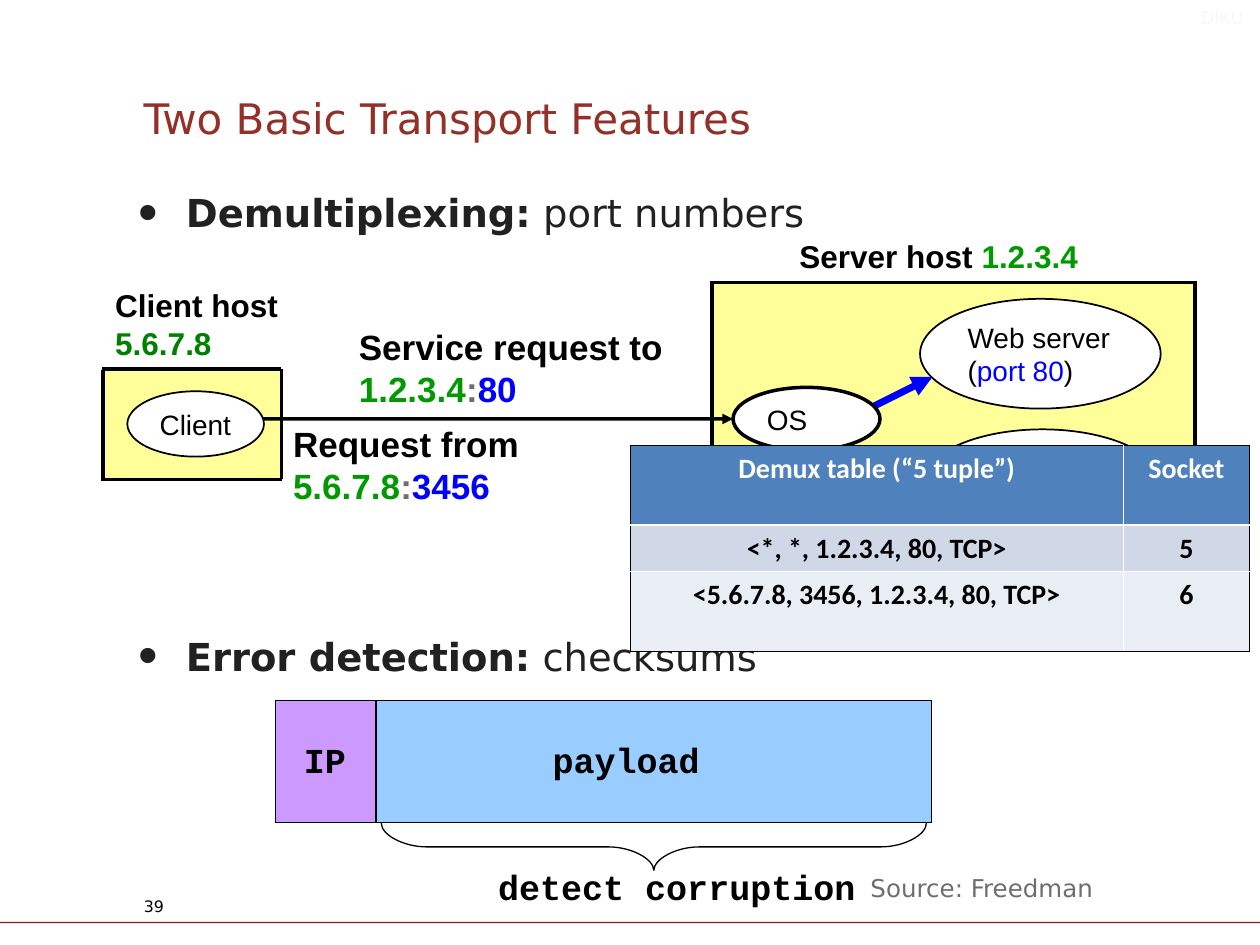
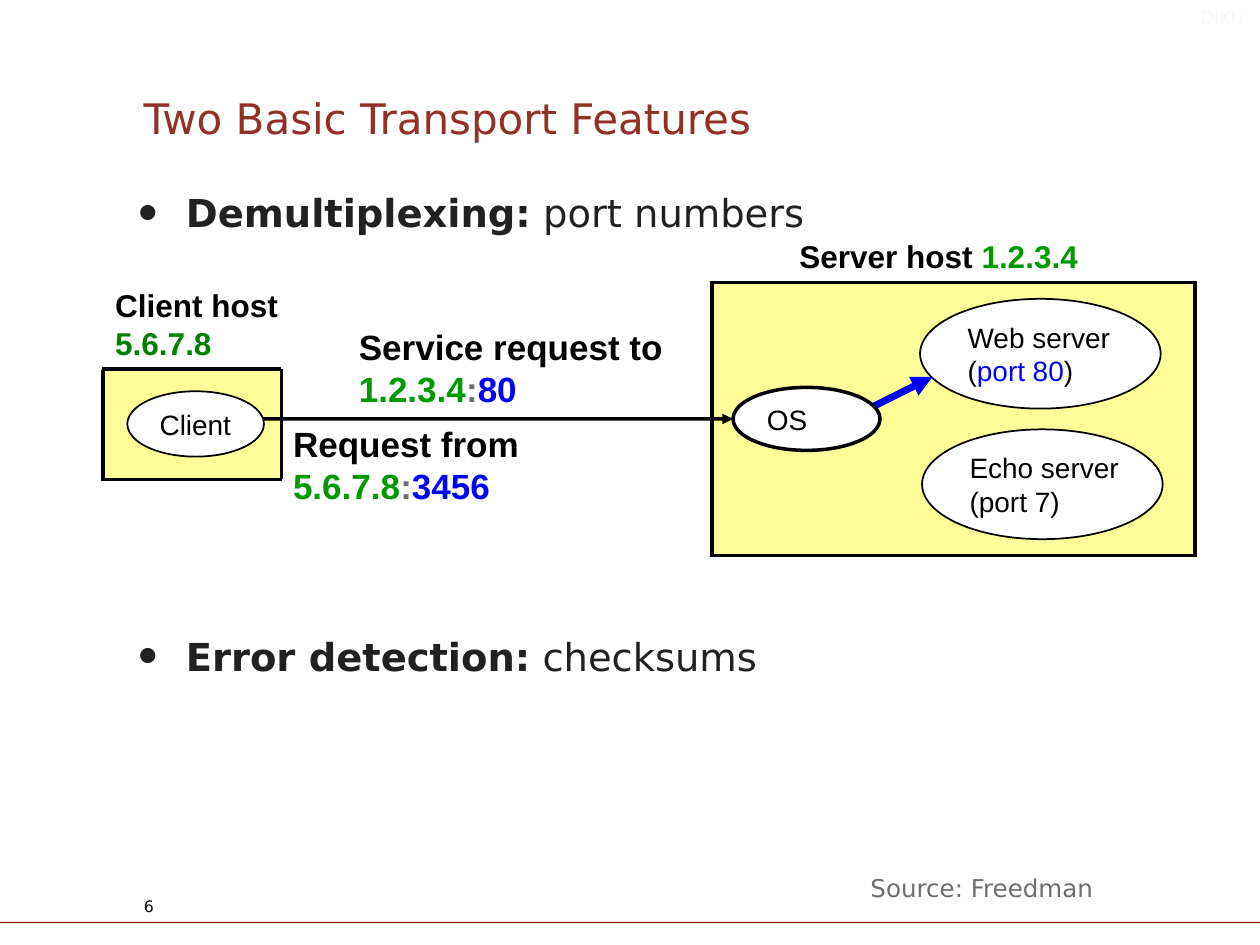
Before and after one commit to diku-compSys/compSys-e2023-pub, a slide deck: slide 6 of lectures/23-11-06_dns_peer_to_peer_and_udp/slides.odp (slide 39 before the commit). Drawn at 1260x945 pixels with LibreOffice and Linux fonts; fonts in the diff are those of the drawing; background and template pictures are left out. Boxes give left, top, right and bottom in pixels: in the first picture for what was removed or moved away, otherwise in the second. Text is boxed around its words. In the diff, an @@ line names an element or a change of style, - is before the commit and + after.

Commit message:
minor tweaks and fixes for lectures

```diff
--- a/lectures/23-11-06_dns_peer_to_peer_and_udp/slides.odp
+++ b/lectures/23-11-06_dns_peer_to_peer_and_udp/slides.odp
@@ table removed at (630,445,1250,651), 3 rows, 2 columns @@
-Demux table (“5 tuple”) | Socket
-<*, *, 1.2.3.4, 80, TCP> | 5
-<5.6.7.8, 3456, 1.2.3.4, 80, TCP> | 6
@@ group removed at (276,701,932,908): 3 texts, 2 rectangles, 1 freeform shape @@
-IP
-payload
-detect corruption
@@ page number at (144,900,154,913): text changed @@
-39
+6
```
Also in this commit, not shown: 2 other slides changed, 1 slide removed, 5 other files.
